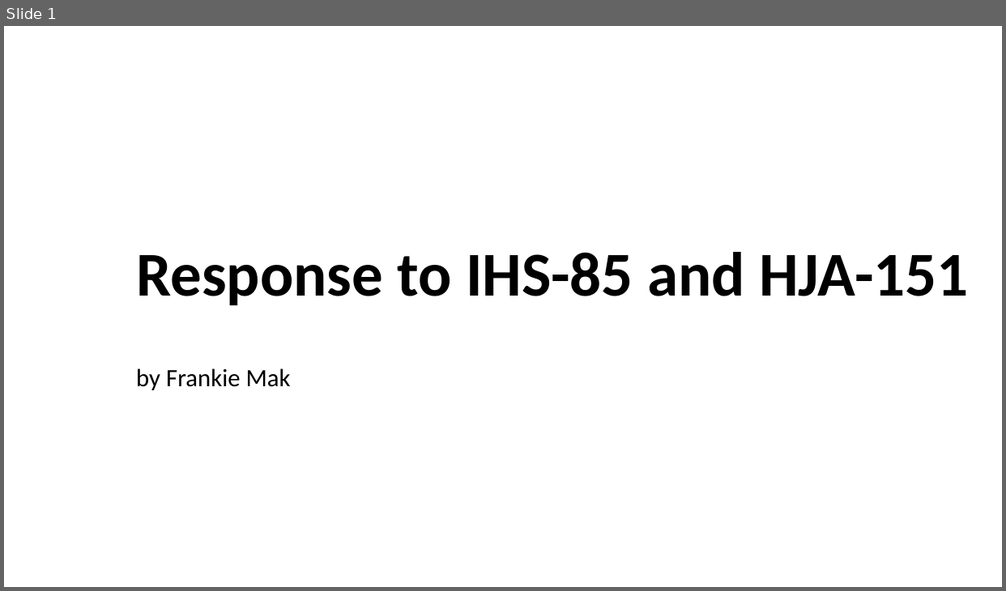
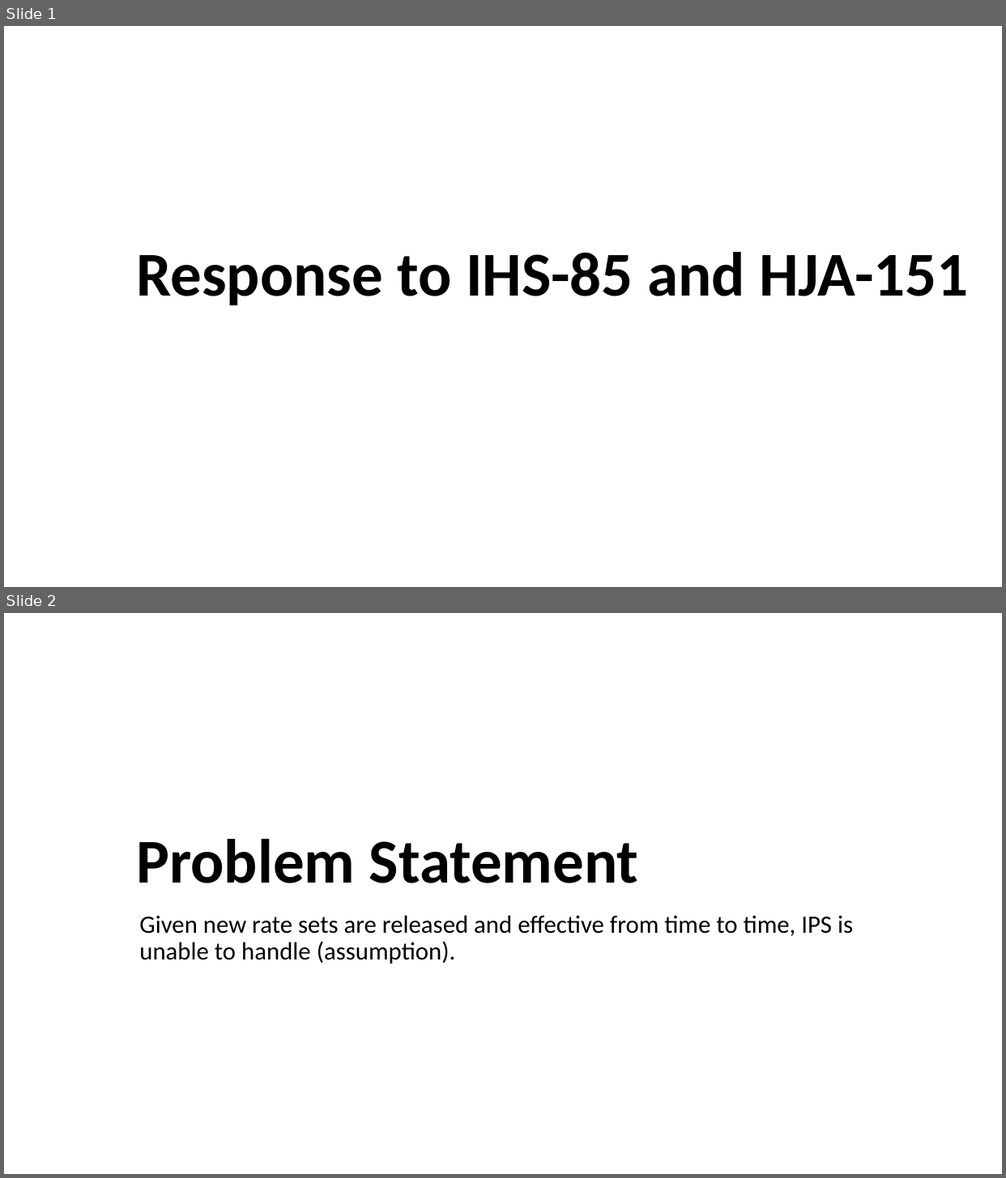
Before and after one commit to frankiemak/general, a slide deck: Presentation1.pptx. Shown one above the other, each under a label of ours: slide 1 before the commit, slides 1 and 2 after it. The pictures are 1006x591 and 1006x1178 pixels, drawn with LibreOffice and Linux fonts; fonts in the diff are those of the drawing. Boxes give left, top, right and bottom in pixels: in the first picture for what was removed or moved away, otherwise in the second. Text is boxed around its words. In the diff, an @@ line names an element or a change of style, - is before the commit and + after.

```diff
--- a/Presentation1.pptx
+++ b/Presentation1.pptx
@@ slide 2 added at <box>4,613,1002,1174</box>, background #FFFFFF @@
@@ title added at <box>136,839,639,884</box>, 60 pt, text #000000, bold @@
+Problem Statement
@@ subtitle added at <box>139,915,853,964</box>, 24 pt, text #000000 @@
+Given new rate sets are released and effective from time to time, IPS is unable to handle (assumption).
@@ slide 1 changed as well @@
@@ subtitle removed at <box>136,369,291,390</box> @@
-by Frankie Mak
```
Also in this commit, not shown: 3 other slides changed, 6 other slides added, 4 slides removed.
